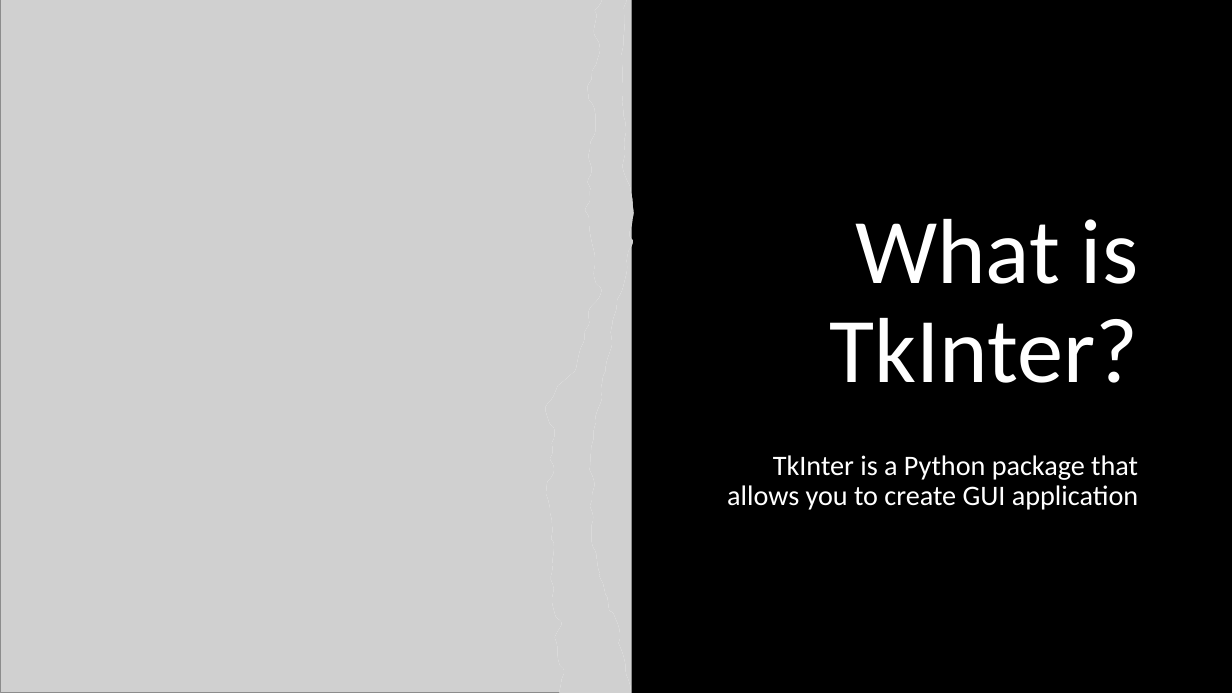
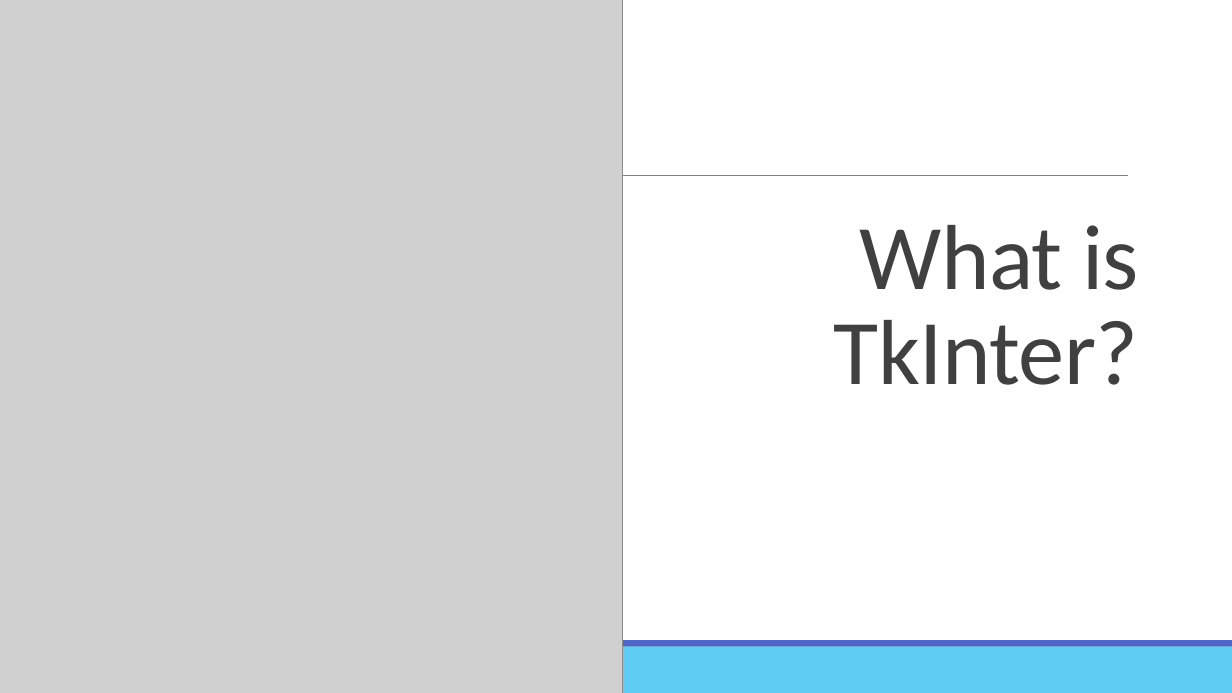
Before and after one commit to 24tweikel/TkInterTutorial, a slide deck: slide 3 of tkinter.pptx. Drawn at 1232x693 pixels with LibreOffice and Linux fonts; fonts in the diff are those of the drawing; grey boxes stand for pictures. Boxes give left, top, right and bottom in pixels: in the first picture for what was removed or moved away, otherwise in the second. Text is boxed around its words. In the diff, an @@ line names an element or a change of style, - is before the commit and + after.

```diff
--- a/tkinter.pptx
+++ b/tkinter.pptx
@@ picture: place and size @@
-picture at bbox=[0, 0, 631, 693]
+picture at bbox=[0, 0, 623, 693]
@@ rectangle removed at bbox=[0, 0, 1232, 693] @@
@@ freeform shape removed at bbox=[545, 0, 634, 693] @@
@@ picture removed at bbox=[545, 0, 634, 693] @@
@@ title "What is TkInter?" at bbox=[834, 225, 1139, 385]: text colour #FFFFFF to #404040, letter spacing 0 to -0.5 pt; line spacing 0.9 to 0.85 @@
@@ line added from (121, 176) to (1128, 176), #808080 0.5 pt @@
@@ text removed at bbox=[727, 455, 1138, 510] @@
-TkInter is a Python package that allows you to create GUI application
@@ rectangle added at bbox=[0, 647, 1232, 693], fill #5ECCF3 @@
@@ rectangle added at bbox=[0, 640, 1232, 647], fill #4E67C8 @@
```
Also in this commit, not shown: 9 other slides changed, 1 slide added, 1 slide removed.
